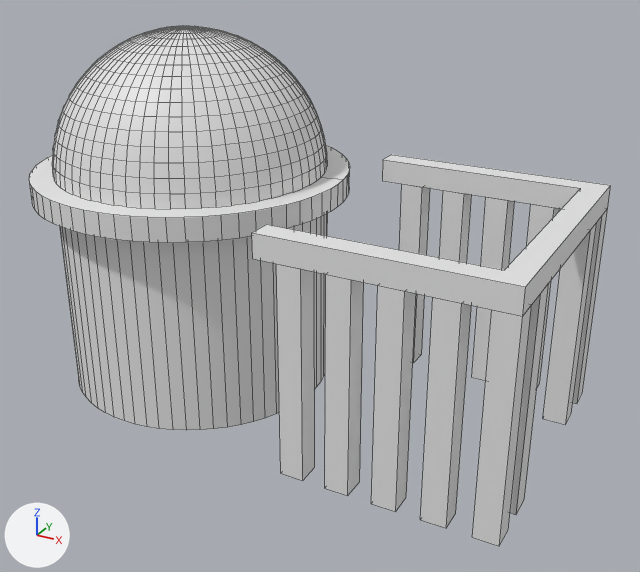
One commit to the Blender file Environment Assets/Building Round A.blend: the scene before it, then after it.
Camera for both pictures: a 50 mm camera at (117.6, -155.0, 105.0) aimed at (33.2, -1.4, 28.2). The axes (+X, +Y, +Z) are drawn at lower left. The lights are the same throughout. Mesh edges are drawn as thin lines.
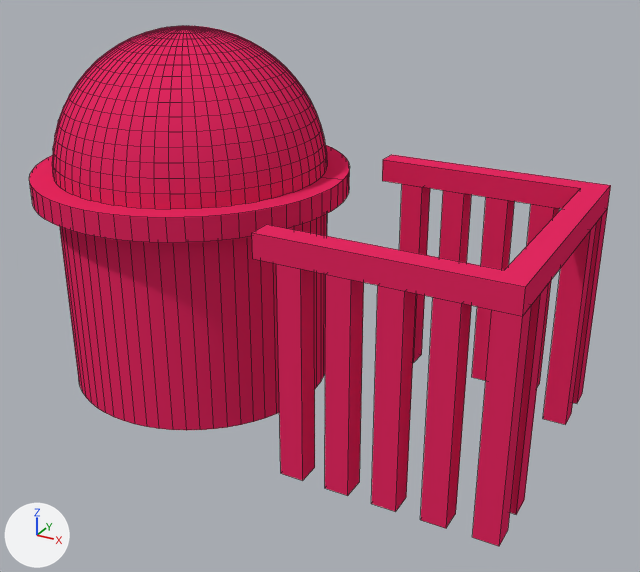
Changed parts and their boxes (x1, y1, x2, y2) in the pictures (640 x 572 px):
'Sphere', recoloured (grey to pink): (29, 26, 350, 430) in both
'Cube', recoloured (white to pink): (252, 155, 611, 316) in both
'Cube.010', recoloured (grey to pink): (472, 305, 532, 546) in both
'Cube.009', recoloured (grey to pink): (421, 297, 472, 528) in both
'Cube.008', recoloured (grey to pink): (371, 286, 416, 512) in both
'Cube.007', recoloured (grey to pink): (325, 274, 364, 496) in both
'Cube.006', recoloured (grey to pink): (276, 264, 315, 481) in both
'Cube.012', recoloured (grey to pink): (543, 223, 597, 425) in both
'Cube.011', recoloured: (510, 283, 549, 515) in both
'Cube.003', recoloured (grey to pink): (472, 197, 515, 381) in both
'Cube.005', recoloured (grey to pink): (399, 184, 430, 363) in both
'Cube.004', recoloured (grey to pink): (439, 190, 472, 263) in both
'Cube.001', recoloured: (573, 209, 608, 404) in both
'Cube.002', recoloured (grey to pink): (527, 204, 560, 387) in both

Edits to the bpy script that builds the scene:
```text
Add mat_material:
    mat_material = diffuse_material('Material')
    mat_material.base_color = (0.799, 0.0232, 0.122)  # pink #e72a62
Change me_cube_013:
    where me_cube_013.from_pydata(...)  # 8 vertices, 6 faces; spans x -1.0..1.0, y -1.0..1.0, z 0.0..2.0
    add me_cube_013.materials.append(mat_material)  # pink #e72a62
Change me_cube_012:
    where me_cube_012.from_pydata(...)  # 8 vertices, 6 faces; spans x -1.0..1.0, y -1.0..1.0, z 0.0..2.0
    add me_cube_012.materials.append(mat_material)  # pink #e72a62
Change me_cube_011:
    where me_cube_011.from_pydata(...)  # 8 vertices, 6 faces; spans x -1.0..1.0, y -1.0..1.0, z 0.0..2.0
    add me_cube_011.materials.append(mat_material)  # pink #e72a62
Change me_cube_010:
    where me_cube_010.from_pydata(...)  # 8 vertices, 6 faces; spans x -1.0..1.0, y -1.0..1.0, z 0.0..2.0
    add me_cube_010.materials.append(mat_material)  # pink #e72a62
Change me_cube_009:
    where me_cube_009.from_pydata(...)  # 8 vertices, 6 faces; spans x -1.0..1.0, y -1.0..1.0, z 0.0..2.0
    add me_cube_009.materials.append(mat_material)  # pink #e72a62
Change me_cube_008:
    where me_cube_008.from_pydata(...)  # 8 vertices, 6 faces; spans x -1.0..1.0, y -1.0..1.0, z 0.0..2.0
    add me_cube_008.materials.append(mat_material)  # pink #e72a62
Change me_cube_007:
    where me_cube_007.from_pydata(...)  # 8 vertices, 6 faces; spans x -1.0..1.0, y -1.0..1.0, z 0.0..2.0
    add me_cube_007.materials.append(mat_material)  # pink #e72a62
Change me_cube_006:
    where me_cube_006.from_pydata(...)  # 8 vertices, 6 faces; spans x -1.0..1.0, y -1.0..1.0, z 0.0..2.0
    add me_cube_006.materials.append(mat_material)  # pink #e72a62
Change me_cube_005:
    where me_cube_005.from_pydata(...)  # 8 vertices, 6 faces; spans x -1.0..1.0, y -1.0..1.0, z 0.0..2.0
    add me_cube_005.materials.append(mat_material)  # pink #e72a62
Change me_cube_004:
    where me_cube_004.from_pydata(...)  # 8 vertices, 6 faces; spans x -1.0..1.0, y -1.0..1.0, z 0.0..2.0
    add me_cube_004.materials.append(mat_material)  # pink #e72a62
Change me_cube_003:
    where me_cube_003.from_pydata(...)  # 8 vertices, 6 faces; spans x -1.0..1.0, y -1.0..1.0, z 0.0..2.0
    add me_cube_003.materials.append(mat_material)  # pink #e72a62
Change me_cube_002:
    where me_cube_002.from_pydata(...)  # 8 vertices, 6 faces; spans x -1.0..1.0, y -1.0..1.0, z 0.0..2.0
    add me_cube_002.materials.append(mat_material)  # pink #e72a62
Change me_cube_001:
    where me_cube_001.from_pydata(...)  # 16 vertices, 10 faces; spans x -1.0..1.0, y -1.0..1.0, z 0.0..2.0
    add me_cube_001.materials.append(mat_material)  # pink #e72a62
Change me_sphere:
    where me_sphere.from_pydata(...)  # 1281 vertices, 1157 faces; spans x -1.17..1.17, y -1.17..1.17, z -1.67..1.0
    add me_sphere.materials.append(mat_material)  # pink #e72a62
```
